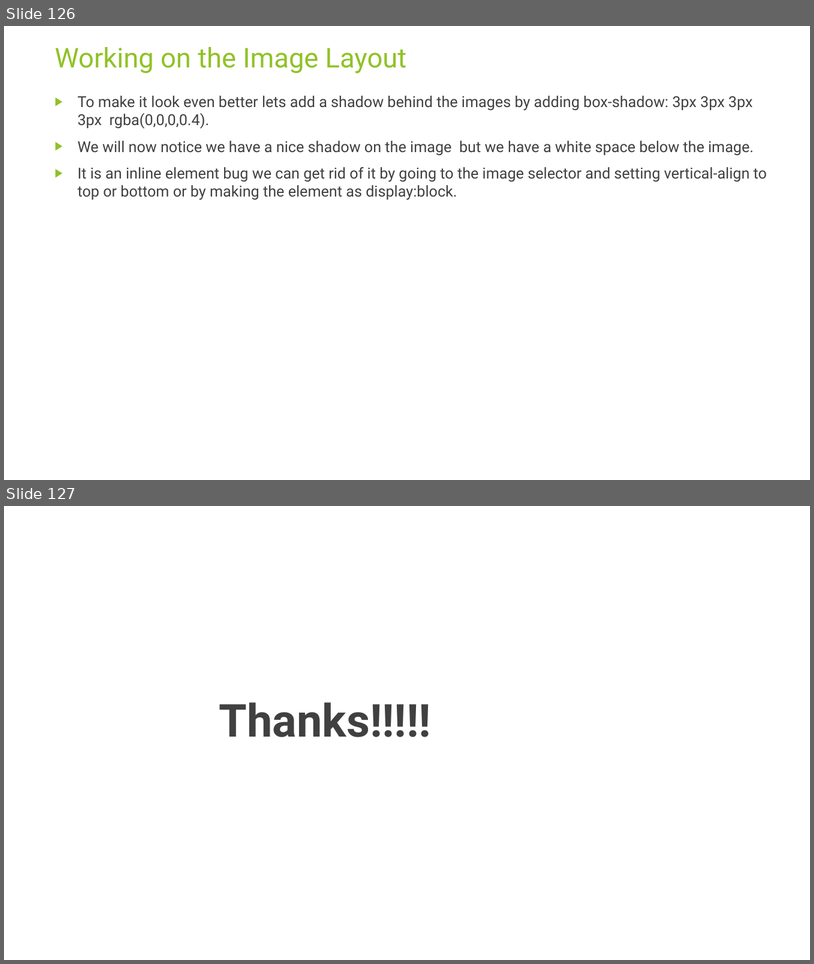
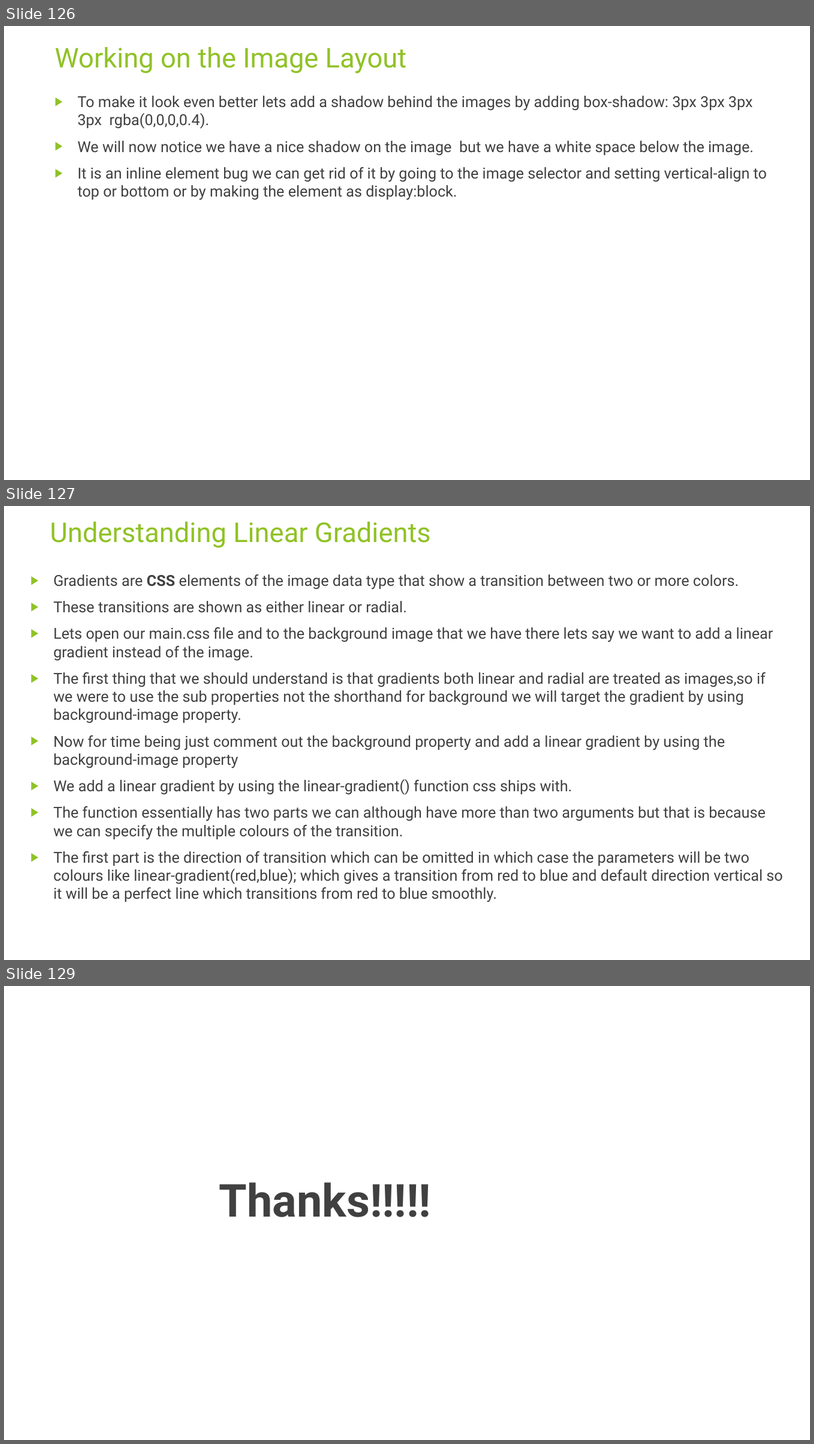
Before and after one commit to rudhrainfogain/CSS, a slide deck: PPT/Css-v7.pptx. Shown one above the other, each under a label of ours: slides 126 and 127 before the commit, slides 126, 127 and 129 after it; the slides between them are not shown. The pictures are 814x964 and 814x1444 pixels, drawn with LibreOffice and Linux fonts; fonts in the diff are those of the drawing. Boxes give left, top, right and bottom in pixels: in the first picture for what was removed or moved away, otherwise in the second. Text is boxed around its words. In the diff, an @@ line names an element or a change of style, - is before the commit and + after.

Commit message:
linearGradient

```diff
--- a/PPT/Css-v7.pptx
+++ b/PPT/Css-v7.pptx
@@ slide 127 added at [4,506,810,960], background #FFFFFF @@
@@ title added at [50,522,431,548], 32.4 pt, text #90C226 @@
+Understanding Linear Gradients
@@ text added at [53,574,783,902], 18 pt, text #404040 @@
+▶ Gradients are CSS elements of the image data type that show a transition between two or more colors.
+▶ These transitions are shown as either linear or radial.
+▶ Lets open our main.css file and to the background image that we have there lets say we want to add a linear gradient instead of the image.
+▶ The first thing that we should understand is that gradients both linear and radial are treated as images,so if we were to use the sub properties not the shorthand for background we will target the gradient by using background-image property.
+▶ Now for time being just comment out the background property and add a linear gradient by using the background-image property
+▶ We add a linear gradient by using the linear-gradient() function css ships with.
+▶ The function essentially has two parts we can although have more than two arguments but that is because we can specify the multiple colours of the transition.
+▶ The first part is the direction of transition which can be omitted in which case the parameters will be two colours like linear-gradient(red,blue); which gives a transition from red to blue and default direction vertical so it will be a perfect line which transitions from red to blue smoothly.
@@ what was slide 127 is now slide 129 @@
```
Also in this commit, not shown: 1 other slide added, 1 other file.
